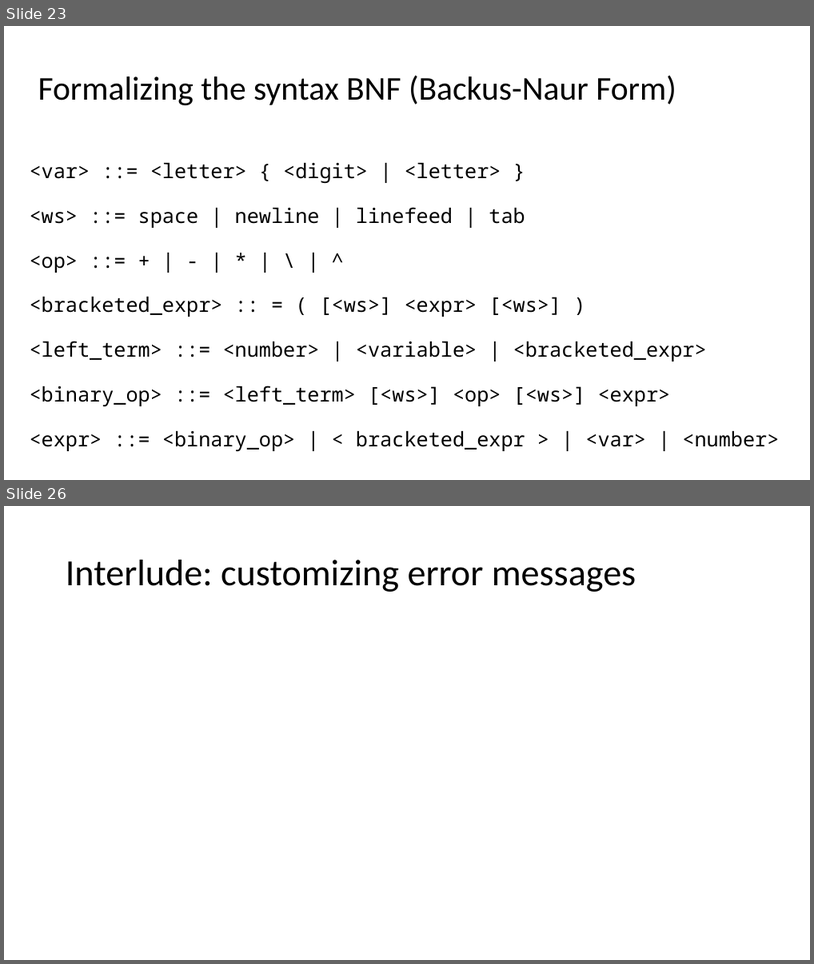
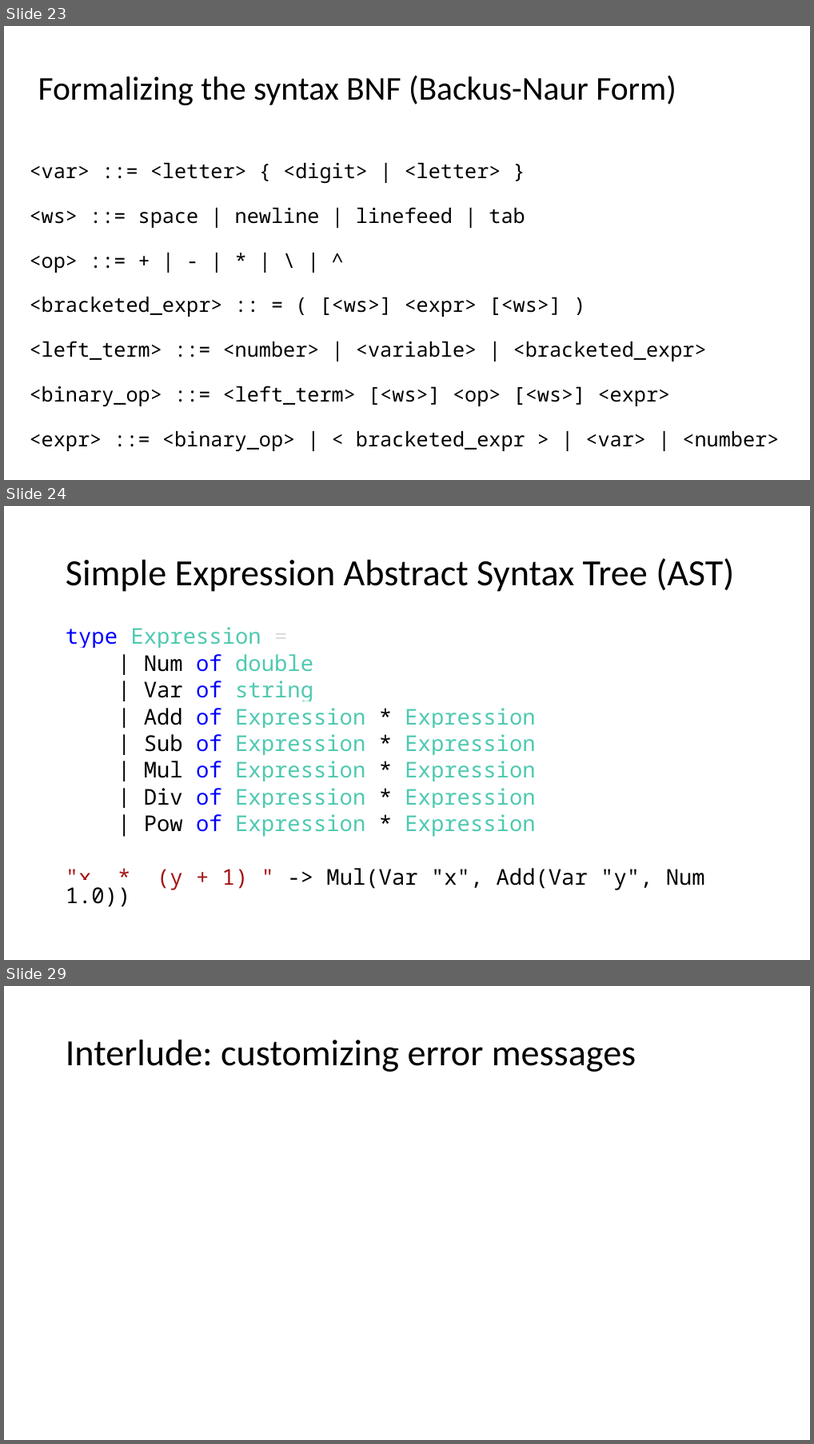
Before and after one commit to atiboros/PracticalFParsec, a slide deck: Slides/Practical FParsec V2.pptx. Shown one above the other, each under a label of ours: slides 23 and 26 before the commit, slides 23, 24 and 29 after it; the slides between them are not shown. The pictures are 814x964 and 814x1444 pixels, drawn with LibreOffice and Linux fonts; fonts in the diff are those of the drawing. Boxes give left, top, right and bottom in pixels: in the first picture for what was removed or moved away, otherwise in the second. Text is boxed around its words. In the diff, an @@ line names an element or a change of style, - is before the commit and + after.

Commit message:
Completed simple expression

```diff
--- a/Slides/Practical FParsec V2.pptx
+++ b/Slides/Practical FParsec V2.pptx
@@ slide 24 added at (4,506,810,960), background #FFFFFF @@
@@ title added at (66,558,734,592), 44 pt, text #000000 @@
+Simple Expression Abstract Syntax Tree (AST)
@@ text added at (66,627,706,890), 25.9 pt, text #4EC9B0 @@
+type Expression =
+| Num of double
+| Var of string
+| Add of Expression * Expression
+| Sub of Expression * Expression
+| Mul of Expression * Expression
+| Div of Expression * Expression
+| Pow of Expression * Expression
+"x * (y + 1) " -> Mul(Var "x", Add(Var "y", Num 1.0))
@@ what was slide 26 is now slide 29 @@
```
Also in this commit, not shown: 1 slide changed, 4 other slides added, 2 slides removed, 2 other files.
